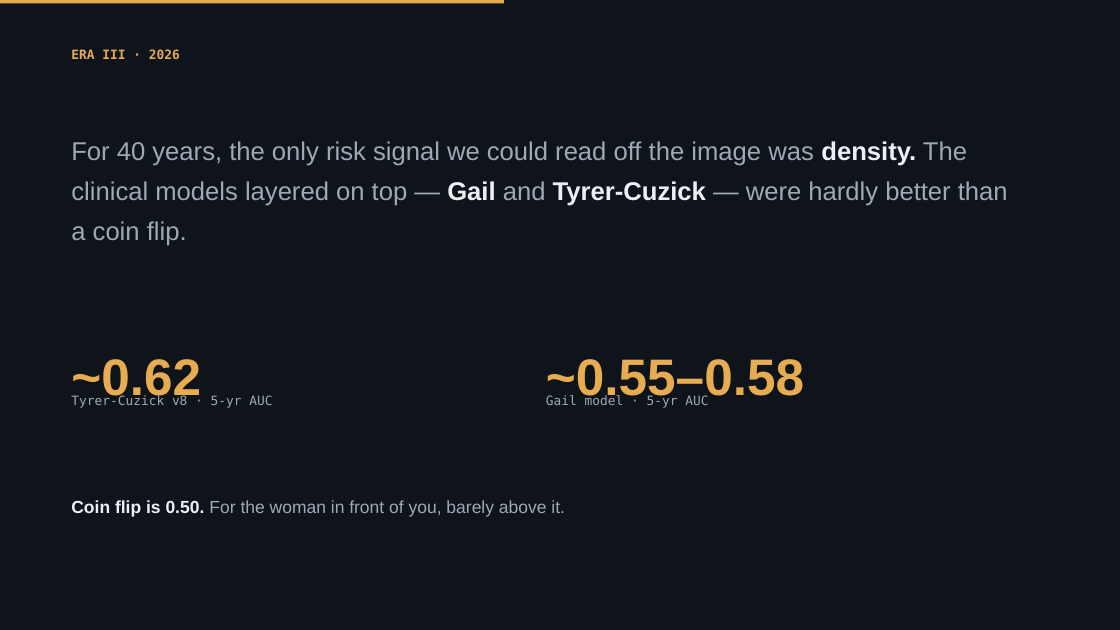
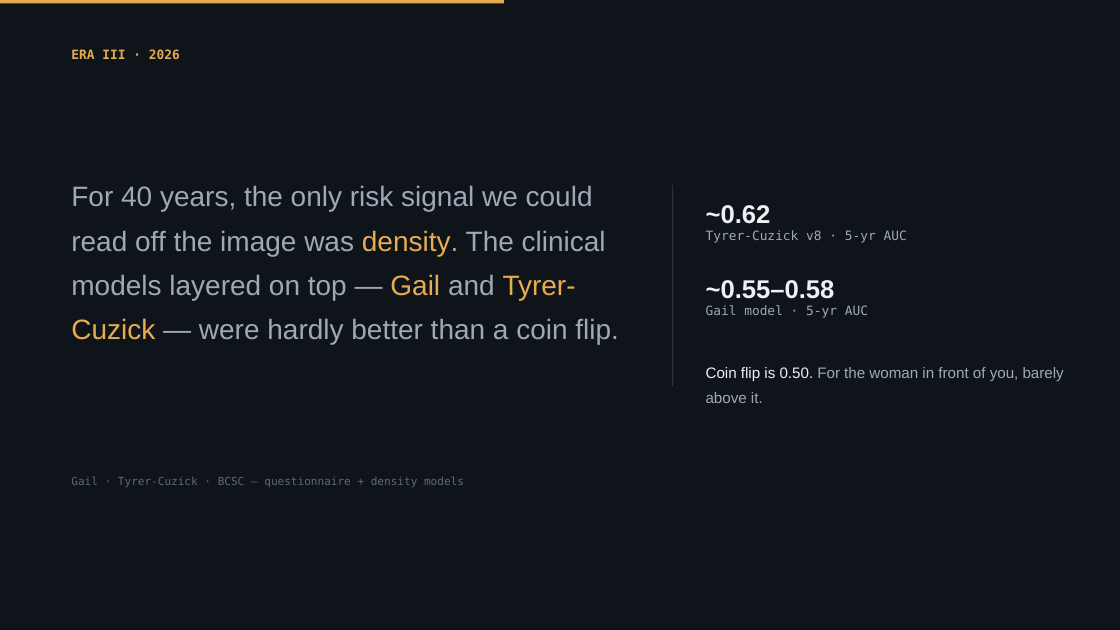
Before and after one commit to Emory-HITI/Mammo, a slide deck: slide 10 of keynote-iwbi-2026/pptx/sections/IWBI2026_Trivedi_02b_EraII_2026.pptx. Drawn at 1120x630 pixels with LibreOffice and Linux fonts; fonts in the diff are those of the drawing; background and template pictures are left out. Boxes give left, top, right and bottom in pixels: in the first picture for what was removed or moved away, otherwise in the second. Text is boxed around its words. In the diff, an @@ line names an element or a change of style, - is before the commit and + after.

```diff
--- a/keynote-iwbi-2026/pptx/sections/IWBI2026_Trivedi_02b_EraII_2026.pptx
+++ b/keynote-iwbi-2026/pptx/sections/IWBI2026_Trivedi_02b_EraII_2026.pptx
@@ text "For 40 years, the only ...": place and size @@
-text "For 40 years, the only ..." at (71,141,1008,246)
+text "For 40 years, the only ..." at (71,185,619,344)
@@ text "For 40 years, the only ..." at (71,185,619,344): size 22 to 24 pt; text colour #ECEFF3 to #E7AC51, bold off in "density. Gail Tyrer-Cuzick"; text colour #ECEFF3 to #9DA9B5 in "density."; line spacing 1.3 to 1.32 @@
@@ rectangle added at (672,185,673,386), fill #2A333D @@
@@ text "~0.62" at (706,205,771,224): size 44 to 22 pt, text colour #E7AC51 to #ECEFF3 @@
@@ text "~0.62": place and size @@
-text "~0.62" at (71,359,201,405)
+text "~0.62" at (706,205,771,224)
@@ text at (706,230,907,243): text changed @@
-Gail model · 5-yr AUC
+Tyrer-Cuzick v8 · 5-yr AUC
@@ text "~0.55–0.58": place and size @@
-text "~0.55–0.58" at (546,359,804,405)
+text "~0.55–0.58" at (706,280,835,299)
@@ text "~0.55–0.58" at (706,280,835,299): size 44 to 22 pt, text colour #E7AC51 to #ECEFF3 @@
@@ text added at (706,305,868,318), 11 pt, text #9DA9B5 @@
+Gail model · 5-yr AUC
@@ text "Coin flip is 0.50. For ...": place and size @@
-text "Coin flip is 0.50. For ..." at (71,500,565,517)
+text "Coin flip is 0.50. For ..." at (706,367,1064,403)
@@ text "Coin flip is 0.50. For ..." at (706,367,1064,403): size 15 to 13 pt; bold off in "Coin flip is 0.50."; line spacing 1.4 to 1.35 @@
@@ text removed at (71,395,272,408) @@
-Tyrer-Cuzick v8 · 5-yr AUC
@@ text added at (71,476,464,487), 9.5 pt, text #5C6975 @@
+Gail · Tyrer-Cuzick · BCSC — questionnaire + density models
```
Also in this commit, not shown: 4 other slides changed, 1 other file.
